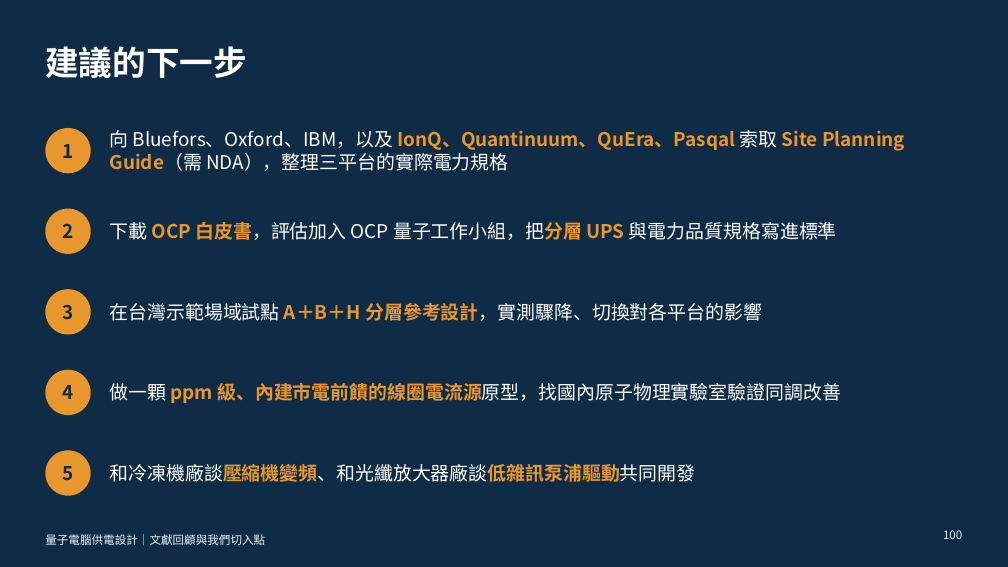
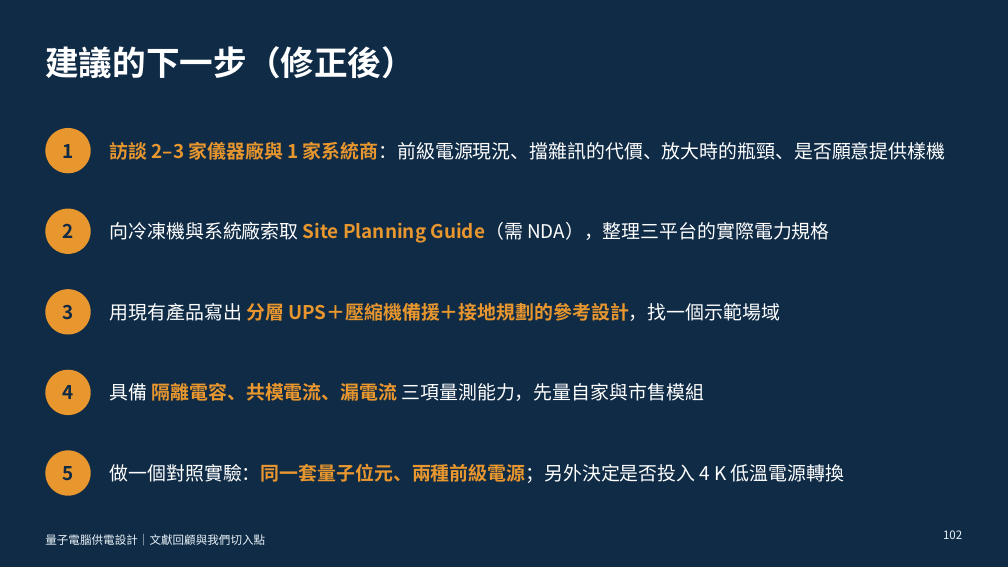
Before and after one commit to pcpcchen-coder/QuantumComputing, a slide deck: slide 102 of slides/output/qc-power-supply.pptx (slide 100 before the commit). Drawn at 1008x567 pixels with LibreOffice and Linux fonts; fonts in the diff are those of the drawing. Boxes give left, top, right and bottom in pixels: in the first picture for what was removed or moved away, otherwise in the second. Text is boxed around its words. In the diff, an @@ line names an element or a change of style, - is before the commit and + after.

```diff
--- a/slides/output/qc-power-supply.pptx
+++ b/slides/output/qc-power-supply.pptx
@@ title at [45, 46, 415, 79]: text changed @@
-建議的下一步
+建議的下一步（修正後）
@@ text at [110, 138, 946, 163]: text changed; text colour #E8962E to #FFFFFF; bold off @@
-向 Bluefors、Oxford、IBM，以及 IonQ、Quantinuum、QuEra、Pasqal 索取 Site Planning Guide（需 NDA），整理三平台的實際電力規格
+訪談 2–3 家儀器廠與 1 家系統商：前級電源現況、擋雜訊的代價、放大時的瓶頸、是否願意提供樣機
@@ text at [110, 222, 830, 243]: text changed @@
-下載 OCP 白皮書，評估加入 OCP 量子工作小組，把分層 UPS 與電力品質規格寫進標準
+向冷凍機與系統廠索取 Site Planning Guide（需 NDA），整理三平台的實際電力規格
@@ text at [110, 303, 780, 321]: text changed; text colour #FFFFFF to #E8962E; bold on @@
-在台灣示範場域試點 A＋B＋H 分層參考設計，實測驟降、切換對各平台的影響
+用現有產品寫出 分層 UPS＋壓縮機備援＋接地規劃的參考設計，找一個示範場域
@@ text at [110, 383, 704, 401]: text changed @@
-做一顆 ppm 級、內建市電前饋的線圈電流源原型，找國內原子物理實驗室驗證同調改善
+具備 隔離電容、共模電流、漏電流 三項量測能力，先量自家與市售模組
@@ text at [110, 464, 844, 483]: text changed @@
-和冷凍機廠談壓縮機變頻、和光纖放大器廠談低雜訊泵浦驅動共同開發
+做一個對照實驗：同一套量子位元、兩種前級電源；另外決定是否投入 4 K 低溫電源轉換
@@ page number at [943, 530, 962, 539]: text changed @@
-100
+102
```
Also in this commit, not shown: 2 other slides changed, 2 slides added, 7 other files.
